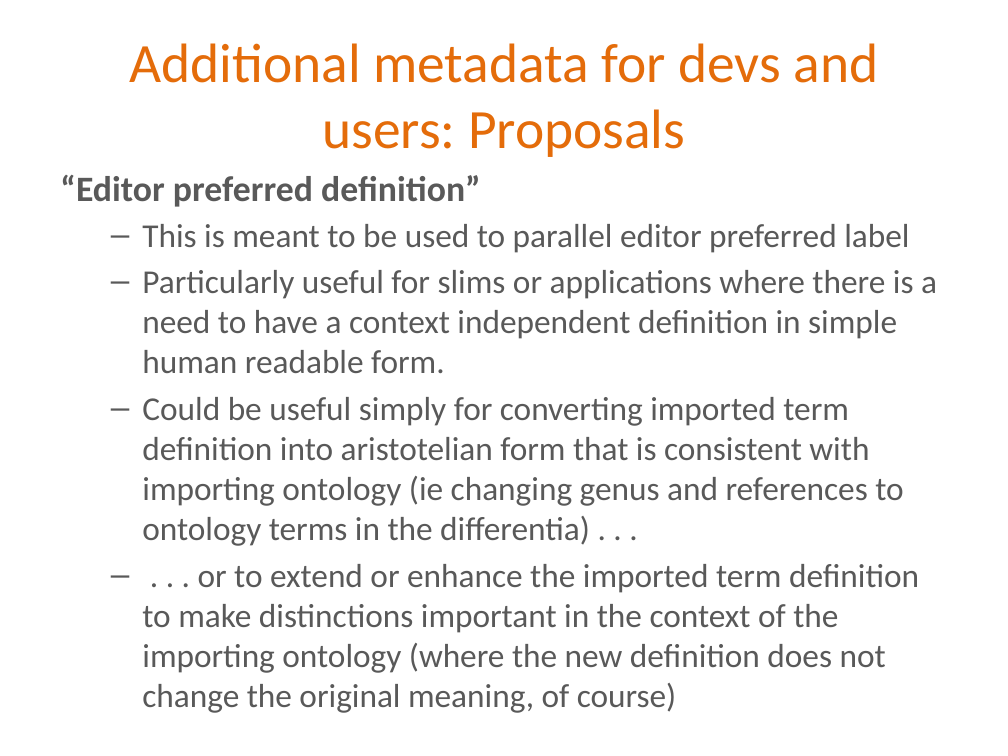
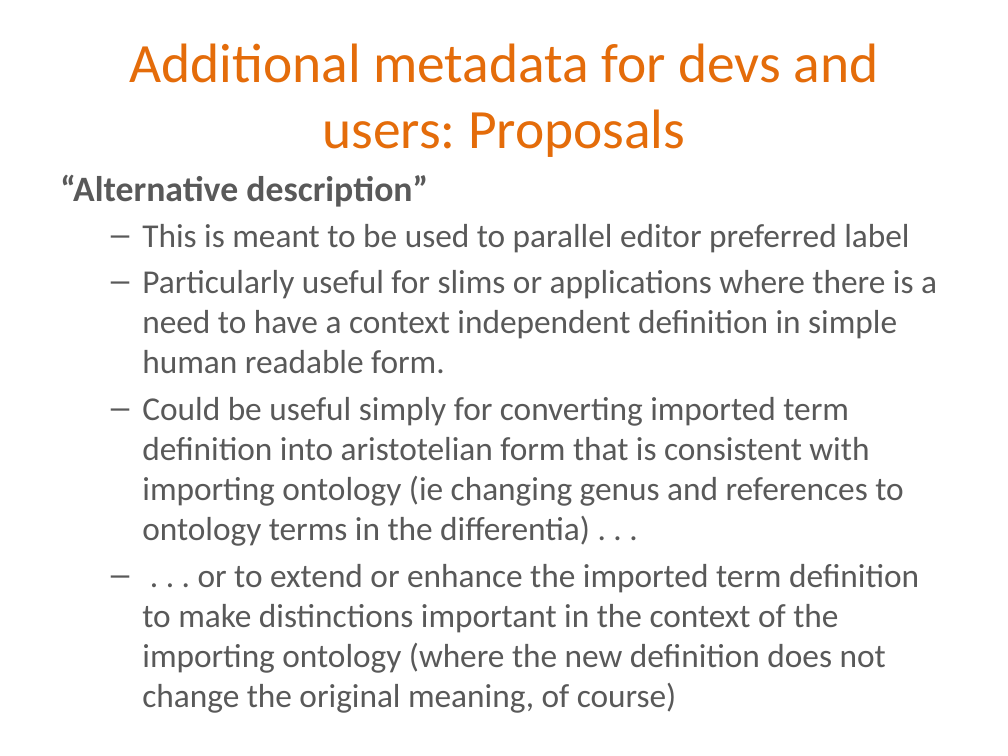
Before and after one commit to obi-ontology/obi-legacy-svn, a slide deck: slide 20 of trunk/docs/presentations/OBI workshop Oct 2011 Philly/Metadata_requirements.pptx. Drawn at 1008x756 pixels with LibreOffice and Linux fonts; fonts in the diff are those of the drawing. Boxes give left, top, right and bottom in pixels: in the first picture for what was removed or moved away, otherwise in the second. Text is boxed around its words. In the diff, an @@ line names an element or a change of style, - is before the commit and + after.

Commit message:
Added the result of the discussion about metadata at the end of metadata slides

```diff
--- a/trunk/docs/presentations/OBI workshop Oct 2011 Philly/Metadata_requirements.pptx
+++ b/trunk/docs/presentations/OBI workshop Oct 2011 Philly/Metadata_requirements.pptx
@@ text at (x1=60, y1=175, x2=428, y2=207): text changed @@
-“Editor preferred definition”
+“Alternative description”
```
Also in this commit, not shown: 2 other slides changed, 3 slides added.
